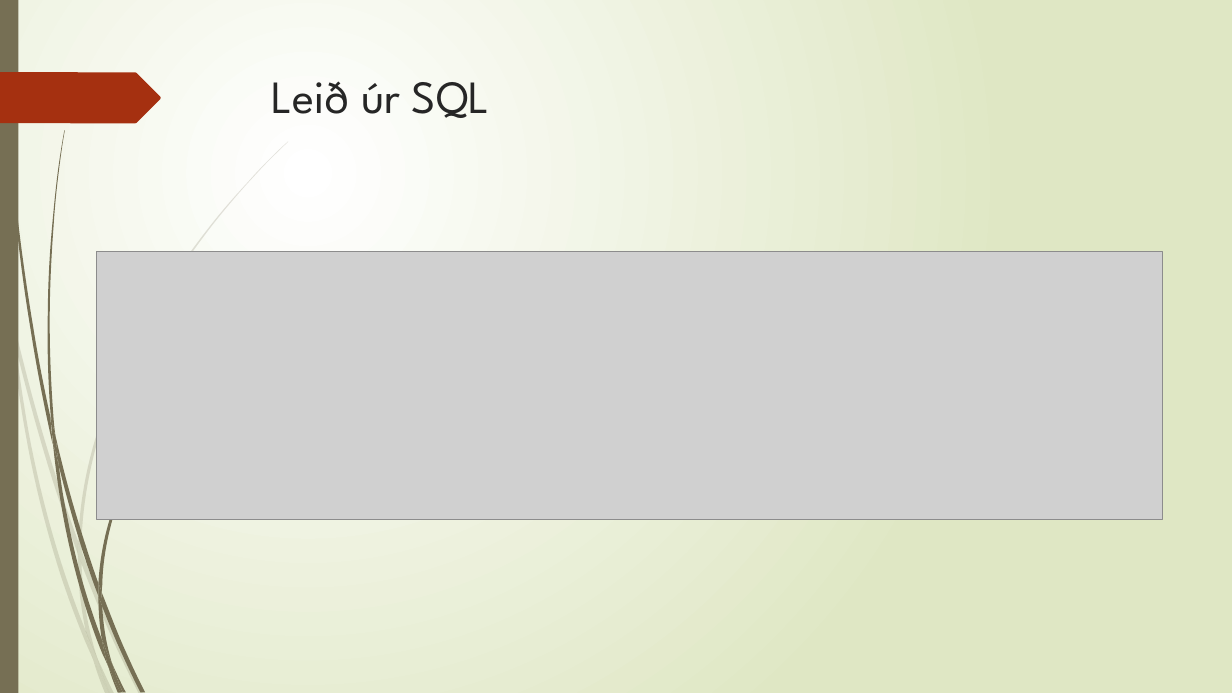
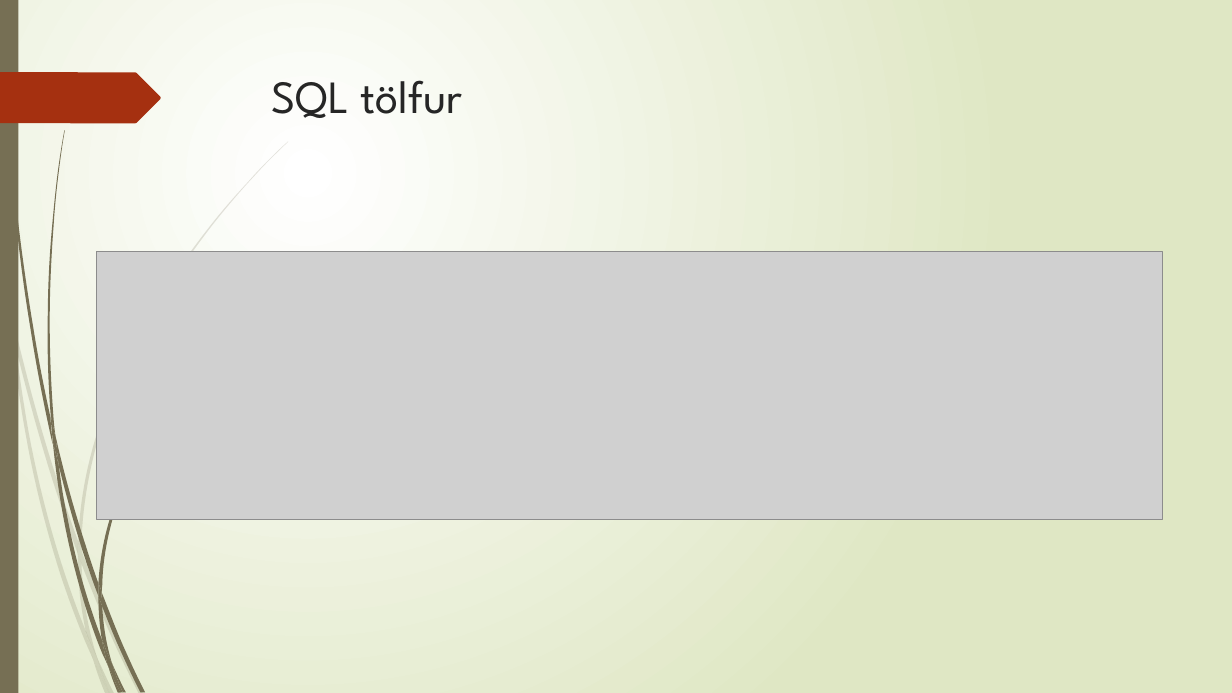
Before and after one commit to thortom/T-316-GAVI, a slide deck: slide 4 of Verkefni3/kynning/Kynning.pptx. Drawn at 1232x693 pixels with LibreOffice and Linux fonts; fonts in the diff are those of the drawing; grey boxes stand for pictures. Boxes give left, top, right and bottom in pixels: in the first picture for what was removed or moved away, otherwise in the second. Text is boxed around its words. In the diff, an @@ line names an element or a change of style, - is before the commit and + after.

```diff
--- a/Verkefni3/kynning/Kynning.pptx
+++ b/Verkefni3/kynning/Kynning.pptx
@@ title at <box>271,80,462,118</box>: text changed @@
-Leið úr SQL
+SQL tölfur
```
Also in this commit, not shown: 1 other slide changed.
